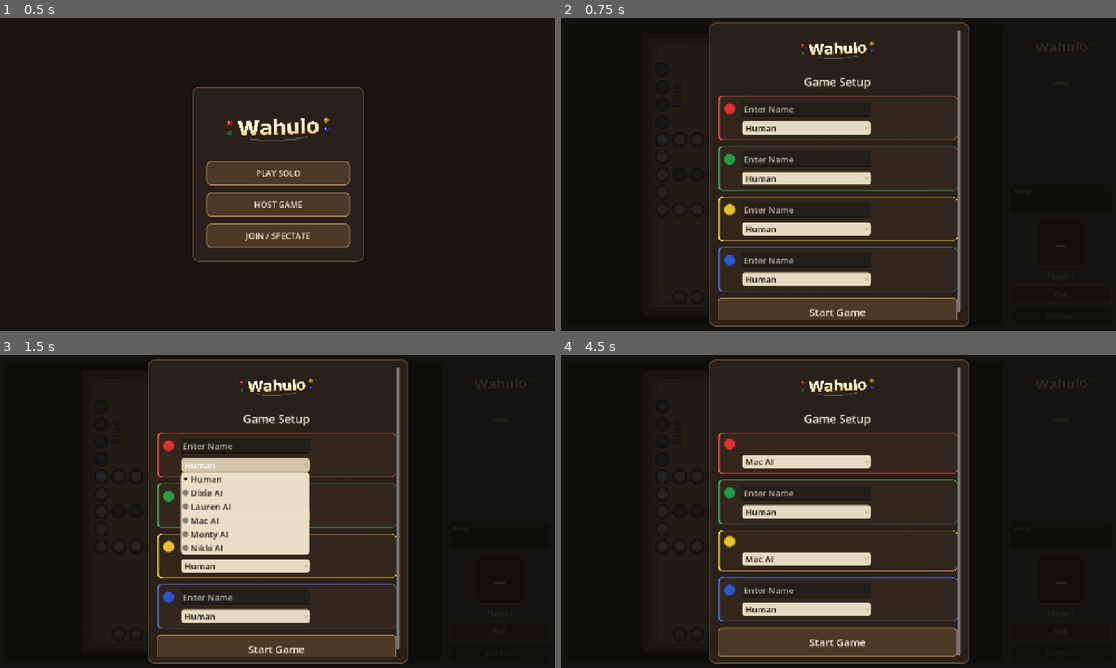
Above: before the commit, frames 1-4 (two rows, left to right).
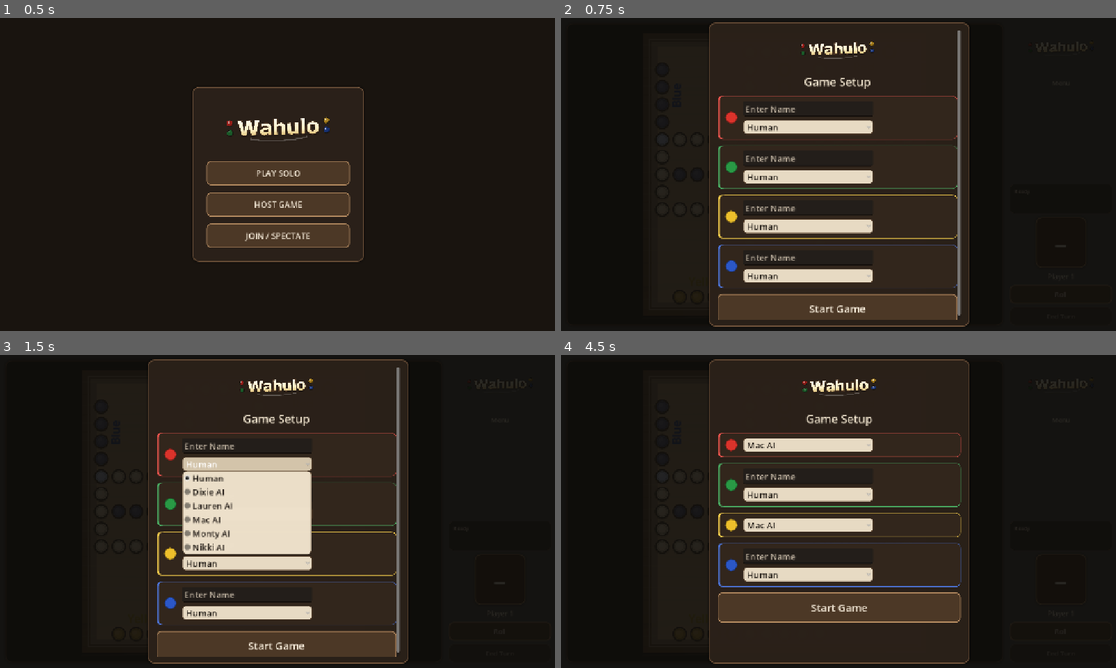
Above: after the commit, the same moments.

Repository: ItsTheMcCoy/wahoo-app
Game: Godot game, scene res://scenes/HomeScreen.tscn
Two runs of this game, one before a commit and one after it. Both use one fixed random seed, a clock stepped at 60 frames per second and the inputs below.
Inputs:
- Up to frame 1 (0.5 s): no input
- Up to frame 2 (0.75 s): click "PLAY SOLO" at 0.5 s
- Up to frame 3 (1.5 s): click "Human" at 1.25 s
- Up to frame 4 (4.5 s): click "Human" at 2 s; click "Mac AI" at 2.75 s; click "Human" at 3.5 s; click "Human" at 4.25 s

Frame 1 is identical in both runs. In frame 2, 5.5% of the frame differs, in the area x 28-73%, y 26-96%; in frame 3, 5.4%; in frame 4, 18%, in the area x 28-73%, y 4-97%.

Commit message:
Center circle vertically in card, add left padding
Restructure PlayerCard{N}Inner from VBoxContainer to HBoxContainer:
dot sits in the left column with SIZE_SHRINK_CENTER vertical so it
centers across the full card height, Seat{N}RightCol VBoxContainer
holds name + option on the right. Removes the now-unnecessary
Seat{N}Header, Seat{N}OptionRow, and Seat{N}OptionSpacer nodes.
Card left padding scaled by ui_scale (18 base units). Re-exported.

Co-Authored-By: Claude Sonnet 4.6 <noreply@anthropic.com>

Diff:
--- a/godot/scenes/Main.tscn
+++ b/godot/scenes/Main.tscn
@@ -240,38 +240,30 @@
 layout_mode = 2
 size_flags_horizontal = 3
 
-[node name="PlayerCard0Inner" type="VBoxContainer" parent="SetupOverlay/SetupPanel/SetupScroll/SetupContent/PlayerCard0"]
-layout_mode = 2
-theme_override_constants/separation = 10
-
-[node name="Seat0Header" type="HBoxContainer" parent="SetupOverlay/SetupPanel/SetupScroll/SetupContent/PlayerCard0/PlayerCard0Inner"]
-layout_mode = 2
-theme_override_constants/separation = 12
-
-[node name="Seat0Dot" type="Control" parent="SetupOverlay/SetupPanel/SetupScroll/SetupContent/PlayerCard0/PlayerCard0Inner/Seat0Header"]
-layout_mode = 2
-custom_minimum_size = Vector2(44, 44)
+[node name="PlayerCard0Inner" type="HBoxContainer" parent="SetupOverlay/SetupPanel/SetupScroll/SetupContent/PlayerCard0"]
+layout_mode = 2
+theme_override_constants/separation = 14
+
+[node name="Seat0Dot" type="Control" parent="SetupOverlay/SetupPanel/SetupScroll/SetupContent/PlayerCard0/PlayerCard0Inner"]
+layout_mode = 2
+custom_minimum_size = Vector2(28, 28)
 size_flags_vertical = 4
 
-[node name="Seat0Name" type="LineEdit" parent="SetupOverlay/SetupPanel/SetupScroll/SetupContent/PlayerCard0/PlayerCard0Inner/Seat0Header"]
-visible = false
-layout_mode = 2
-size_flags_horizontal = 3
-size_flags_vertical = 4
-custom_minimum_size = Vector2(0, 44)
+[node name="Seat0RightCol" type="VBoxContainer" parent="SetupOverlay/SetupPanel/SetupScroll/SetupContent/PlayerCard0/PlayerCard0Inner"]
+layout_mode = 2
+size_flags_horizontal = 3
+theme_override_constants/separation = 8
+
+[node name="Seat0Name" type="LineEdit" parent="SetupOverlay/SetupPanel/SetupScroll/SetupContent/PlayerCard0/PlayerCard0Inner/Seat0RightCol"]
+visible = false
+layout_mode = 2
+size_flags_horizontal = 0
+custom_minimum_size = Vector2(0, 31)
 max_length = 12
 placeholder_text = "Enter player name"
 theme_override_font_sizes/font_size = 20
 
-[node name="Seat0OptionRow" type="HBoxContainer" parent="SetupOverlay/SetupPanel/SetupScroll/SetupContent/PlayerCard0/PlayerCard0Inner"]
-layout_mode = 2
-theme_override_constants/separation = 0
-
-[node name="Seat0OptionSpacer" type="Control" parent="SetupOverlay/SetupPanel/SetupScroll/SetupContent/PlayerCard0/PlayerCard0Inner/Seat0OptionRow"]
-layout_mode = 2
-custom_minimum_size = Vector2(44, 0)
-
-[node name="Seat0Option" type="OptionButton" parent="SetupOverlay/SetupPanel/SetupScroll/SetupContent/PlayerCard0/PlayerCard0Inner/Seat0OptionRow"]
+[node name="Seat0Option" type="OptionButton" parent="SetupOverlay/SetupPanel/SetupScroll/SetupContent/PlayerCard0/PlayerCard0Inner/Seat0RightCol"]
 layout_mode = 2
 size_flags_horizontal = 0
 custom_minimum_size = Vector2(0, 32)
@@ -281,38 +273,30 @@
 layout_mode = 2
 size_flags_horizontal = 3
 
-[node name="PlayerCard1Inner" type="VBoxContainer" parent="SetupOverlay/SetupPanel/SetupScroll/SetupContent/PlayerCard1"]
-layout_mode = 2
-theme_override_constants/separation = 10
-
-[node name="Seat1Header" type="HBoxContainer" parent="SetupOverlay/SetupPanel/SetupScroll/SetupContent/PlayerCard1/PlayerCard1Inner"]
-layout_mode = 2
-theme_override_constants/separation = 12
-
-[node name="Seat1Dot" type="Control" parent="SetupOverlay/SetupPanel/SetupScroll/SetupContent/PlayerCard1/PlayerCard1Inner/Seat1Header"]
-layout_mode = 2
-custom_minimum_size = Vector2(44, 44)
+[node name="PlayerCard1Inner" type="HBoxContainer" parent="SetupOverlay/SetupPanel/SetupScroll/SetupContent/PlayerCard1"]
+layout_mode = 2
+theme_override_constants/separation = 14
+
+[node name="Seat1Dot" type="Control" parent="SetupOverlay/SetupPanel/SetupScroll/SetupContent/PlayerCard1/PlayerCard1Inner"]
+layout_mode = 2
+custom_minimum_size = Vector2(28, 28)
 size_flags_vertical = 4
 
-[node name="Seat1Name" type="LineEdit" parent="SetupOverlay/SetupPanel/SetupScroll/SetupContent/PlayerCard1/PlayerCard1Inner/Seat1Header"]
-visible = false
-layout_mode = 2
-size_flags_horizontal = 3
-size_flags_vertical = 4
-custom_minimum_size = Vector2(0, 44)
+[node name="Seat1RightCol" type="VBoxContainer" parent="SetupOverlay/SetupPanel/SetupScroll/SetupContent/PlayerCard1/PlayerCard1Inner"]
+layout_mode = 2
+size_flags_horizontal = 3
+theme_override_constants/separation = 8
+
+[node name="Seat1Name" type="LineEdit" parent="SetupOverlay/SetupPanel/SetupScroll/SetupContent/PlayerCard1/PlayerCard1Inner/Seat1RightCol"]
+visible = false
+layout_mode = 2
+size_flags_horizontal = 0
+custom_minimum_size = Vector2(0, 31)
 max_length = 12
 placeholder_text = "Enter player name"
 theme_override_font_sizes/font_size = 20
 
-[node name="Seat1OptionRow" type="HBoxContainer" parent="SetupOverlay/SetupPanel/SetupScroll/SetupContent/PlayerCard1/PlayerCard1Inner"]
-layout_mode = 2
-theme_override_constants/separation = 0
-
-[node name="Seat1OptionSpacer" type="Control" parent="SetupOverlay/SetupPanel/SetupScroll/SetupContent/PlayerCard1/PlayerCard1Inner/Seat1OptionRow"]
-layout_mode = 2
-custom_minimum_size = Vector2(44, 0)
-
-[node name="Seat1Option" type="OptionButton" parent="SetupOverlay/SetupPanel/SetupScroll/SetupContent/PlayerCard1/PlayerCard1Inner/Seat1OptionRow"]
+[node name="Seat1Option" type="OptionButton" parent="SetupOverlay/SetupPanel/SetupScroll/SetupContent/PlayerCard1/PlayerCard1Inner/Seat1RightCol"]
 layout_mode = 2
 size_flags_horizontal = 0
 custom_minimum_size = Vector2(0, 32)
@@ -322,38 +306,30 @@
 layout_mode = 2
 size_flags_horizontal = 3
 
-[node name="PlayerCard2Inner" type="VBoxContainer" parent="SetupOverlay/SetupPanel/SetupScroll/SetupContent/PlayerCard2"]
-layout_mode = 2
-theme_override_constants/separation = 10
-
-[node name="Seat2Header" type="HBoxContainer" parent="SetupOverlay/SetupPanel/SetupScroll/SetupContent/PlayerCard2/PlayerCard2Inner"]
-layout_mode = 2
-theme_override_constants/separation = 12
-
-[node name="Seat2Dot" type="Control" parent="SetupOverlay/SetupPanel/SetupScroll/SetupContent/PlayerCard2/PlayerCard2Inner/Seat2Header"]
-layout_mode = 2
-custom_minimum_size = Vector2(44, 44)
+[node name="PlayerCard2Inner" type="HBoxContainer" parent="SetupOverlay/SetupPanel/SetupScroll/SetupContent/PlayerCard2"]
+layout_mode = 2
+theme_override_constants/separation = 14
+
+[node name="Seat2Dot" type="Control" parent="SetupOverlay/SetupPanel/SetupScroll/SetupContent/PlayerCard2/PlayerCard2Inner"]
+layout_mode = 2
+custom_minimum_size = Vector2(28, 28)
 size_flags_vertical = 4
 
-[node name="Seat2Name" type="LineEdit" parent="SetupOverlay/SetupPanel/SetupScroll/SetupContent/PlayerCard2/PlayerCard2Inner/Seat2Header"]
-visible = false
-layout_mode = 2
-size_flags_horizontal = 3
-size_flags_vertical = 4
-custom_minimum_size = Vector2(0, 44)
+[node name="Seat2RightCol" type="VBoxContainer" parent="SetupOverlay/SetupPanel/SetupScroll/SetupContent/PlayerCard2/PlayerCard2Inner"]
+layout_mode = 2
+size_flags_horizontal = 3
+theme_override_constants/separation = 8
+
+[node name="Seat2Name" type="LineEdit" parent="SetupOverlay/SetupPanel/SetupScroll/SetupContent/PlayerCard2/PlayerCard2Inner/Seat2RightCol"]
+visible = false
+layout_mode = 2
+size_flags_horizontal = 0
+custom_minimum_size = Vector2(0, 31)
 max_length = 12
 placeholder_text = "Enter player name"
 theme_override_font_sizes/font_size = 20
 
-[node name="Seat2OptionRow" type="HBoxContainer" parent="SetupOverlay/SetupPanel/SetupScroll/SetupContent/PlayerCard2/PlayerCard2Inner"]
-layout_mode = 2
-theme_override_constants/separation = 0
-
-[node name="Seat2OptionSpacer" type="Control" parent="SetupOverlay/SetupPanel/SetupScroll/SetupContent/PlayerCard2/PlayerCard2Inner/Seat2OptionRow"]
-layout_mode = 2
-custom_minimum_size = Vector2(44, 0)
-
-[node name="Seat2Option" type="OptionButton" parent="SetupOverlay/SetupPanel/SetupScroll/SetupContent/PlayerCard2/PlayerCard2Inner/Seat2OptionRow"]
+[node name="Seat2Option" type="OptionButton" parent="SetupOverlay/SetupPanel/SetupScroll/SetupContent/PlayerCard2/PlayerCard2Inner/Seat2RightCol"]
 layout_mode = 2
 size_flags_horizontal = 0
 custom_minimum_size = Vector2(0, 32)
@@ -363,38 +339,30 @@
 layout_mode = 2
 size_flags_horizontal = 3
 
-[node name="PlayerCard3Inner" type="VBoxContainer" parent="SetupOverlay/SetupPanel/SetupScroll/SetupContent/PlayerCard3"]
-layout_mode = 2
-theme_override_constants/separation = 10
-
-[node name="Seat3Header" type="HBoxContainer" parent="SetupOverlay/SetupPanel/SetupScroll/SetupContent/PlayerCard3/PlayerCard3Inner"]
-layout_mode = 2
-theme_override_constants/separation = 12
-
-[node name="Seat3Dot" type="Control" parent="SetupOverlay/SetupPanel/SetupScroll/SetupContent/PlayerCard3/PlayerCard3Inner/Seat3Header"]
-layout_mode = 2
-custom_minimum_size = Vector2(44, 44)
+[node name="PlayerCard3Inner" type="HBoxContainer" parent="SetupOverlay/SetupPanel/SetupScroll/SetupContent/PlayerCard3"]
+layout_mode = 2
+theme_override_constants/separation = 14
+
+[node name="Seat3Dot" type="Control" parent="SetupOverlay/SetupPanel/SetupScroll/SetupContent/PlayerCard3/PlayerCard3Inner"]
+layout_mode = 2
+custom_minimum_size = Vector2(28, 28)
 size_flags_vertical = 4
 
-[node name="Seat3Name" type="LineEdit" parent="SetupOverlay/SetupPanel/SetupScroll/SetupContent/PlayerCard3/PlayerCard3Inner/Seat3Header"]
-visible = false
-layout_mode = 2
-size_flags_horizontal = 3
-size_flags_vertical = 4
-custom_minimum_size = Vector2(0, 44)
+[node name="Seat3RightCol" type="VBoxContainer" parent="SetupOverlay/SetupPanel/SetupScroll/SetupContent/PlayerCard3/PlayerCard3Inner"]
+layout_mode = 2
+size_flags_horizontal = 3
+theme_override_constants/separation = 8
+
+[node name="Seat3Name" type="LineEdit" parent="SetupOverlay/SetupPanel/SetupScroll/SetupContent/PlayerCard3/PlayerCard3Inner/Seat3RightCol"]
+visible = false
+layout_mode = 2
+size_flags_horizontal = 0
+custom_minimum_size = Vector2(0, 31)
 max_length = 12
 placeholder_text = "Enter player name"
 theme_override_font_sizes/font_size = 20
 
-[node name="Seat3OptionRow" type="HBoxContainer" parent="SetupOverlay/SetupPanel/SetupScroll/SetupContent/PlayerCard3/PlayerCard3Inner"]
-layout_mode = 2
-theme_override_constants/separation = 0
-
-[node name="Seat3OptionSpacer" type="Control" parent="SetupOverlay/SetupPanel/SetupScroll/SetupContent/PlayerCard3/PlayerCard3Inner/Seat3OptionRow"]
-layout_mode = 2
-custom_minimum_size = Vector2(44, 0)
-
-[node name="Seat3Option" type="OptionButton" parent="SetupOverlay/SetupPanel/SetupScroll/SetupContent/PlayerCard3/PlayerCard3Inner/Seat3OptionRow"]
+[node name="Seat3Option" type="OptionButton" parent="SetupOverlay/SetupPanel/SetupScroll/SetupContent/PlayerCard3/PlayerCard3Inner/Seat3RightCol"]
 layout_mode = 2
 size_flags_horizontal = 0
 custom_minimum_size = Vector2(0, 32)
--- a/godot/scripts/main.gd
+++ b/godot/scripts/main.gd
@@ -65,18 +65,18 @@
 @onready var _setup_panel: PanelContainer = $SetupOverlay/SetupPanel
 @onready var _setup_brand_title: TextureRect = $SetupOverlay/SetupPanel/SetupScroll/SetupContent/BrandTitle
 @onready var _start_button: Button = $SetupOverlay/SetupPanel/SetupScroll/SetupContent/StartButton
-@onready var _seat_option_0: OptionButton = $SetupOverlay/SetupPanel/SetupScroll/SetupContent/PlayerCard0/PlayerCard0Inner/Seat0OptionRow/Seat0Option
-@onready var _seat_option_1: OptionButton = $SetupOverlay/SetupPanel/SetupScroll/SetupContent/PlayerCard1/PlayerCard1Inner/Seat1OptionRow/Seat1Option
-@onready var _seat_option_2: OptionButton = $SetupOverlay/SetupPanel/SetupScroll/SetupContent/PlayerCard2/PlayerCard2Inner/Seat2OptionRow/Seat2Option
-@onready var _seat_option_3: OptionButton = $SetupOverlay/SetupPanel/SetupScroll/SetupContent/PlayerCard3/PlayerCard3Inner/Seat3OptionRow/Seat3Option
-@onready var _seat_name_0: LineEdit = $SetupOverlay/SetupPanel/SetupScroll/SetupContent/PlayerCard0/PlayerCard0Inner/Seat0Header/Seat0Name
-@onready var _seat_name_1: LineEdit = $SetupOverlay/SetupPanel/SetupScroll/SetupContent/PlayerCard1/PlayerCard1Inner/Seat1Header/Seat1Name
-@onready var _seat_name_2: LineEdit = $SetupOverlay/SetupPanel/SetupScroll/SetupContent/PlayerCard2/PlayerCard2Inner/Seat2Header/Seat2Name
-@onready var _seat_name_3: LineEdit = $SetupOverlay/SetupPanel/SetupScroll/SetupContent/PlayerCard3/PlayerCard3Inner/Seat3Header/Seat3Name
-@onready var _seat_label_0: Control = $SetupOverlay/SetupPanel/SetupScroll/SetupContent/PlayerCard0/PlayerCard0Inner/Seat0Header/Seat0Dot
-@onready var _seat_label_1: Control = $SetupOverlay/SetupPanel/SetupScroll/SetupContent/PlayerCard1/PlayerCard1Inner/Seat1Header/Seat1Dot
-@onready var _seat_label_2: Control = $SetupOverlay/SetupPanel/SetupScroll/SetupContent/PlayerCard2/PlayerCard2Inner/Seat2Header/Seat2Dot
-@onready var _seat_label_3: Control = $SetupOverlay/SetupPanel/SetupScroll/SetupContent/PlayerCard3/PlayerCard3Inner/Seat3Header/Seat3Dot
+@onready var _seat_option_0: OptionButton = $SetupOverlay/SetupPanel/SetupScroll/SetupContent/PlayerCard0/PlayerCard0Inner/Seat0RightCol/Seat0Option
+@onready var _seat_option_1: OptionButton = $SetupOverlay/SetupPanel/SetupScroll/SetupContent/PlayerCard1/PlayerCard1Inner/Seat1RightCol/Seat1Option
+@onready var _seat_option_2: OptionButton = $SetupOverlay/SetupPanel/SetupScroll/SetupContent/PlayerCard2/PlayerCard2Inner/Seat2RightCol/Seat2Option
+@onready var _seat_option_3: OptionButton = $SetupOverlay/SetupPanel/SetupScroll/SetupContent/PlayerCard3/PlayerCard3Inner/Seat3RightCol/Seat3Option
+@onready var _seat_name_0: LineEdit = $SetupOverlay/SetupPanel/SetupScroll/SetupContent/PlayerCard0/PlayerCard0Inner/Seat0RightCol/Seat0Name
+@onready var _seat_name_1: LineEdit = $SetupOverlay/SetupPanel/SetupScroll/SetupContent/PlayerCard1/PlayerCard1Inner/Seat1RightCol/Seat1Name
+@onready var _seat_name_2: LineEdit = $SetupOverlay/SetupPanel/SetupScroll/SetupContent/PlayerCard2/PlayerCard2Inner/Seat2RightCol/Seat2Name
+@onready var _seat_name_3: LineEdit = $SetupOverlay/SetupPanel/SetupScroll/SetupContent/PlayerCard3/PlayerCard3Inner/Seat3RightCol/Seat3Name
+@onready var _seat_label_0: Control = $SetupOverlay/SetupPanel/SetupScroll/SetupContent/PlayerCard0/PlayerCard0Inner/Seat0Dot
+@onready var _seat_label_1: Control = $SetupOverlay/SetupPanel/SetupScroll/SetupContent/PlayerCard1/PlayerCard1Inner/Seat1Dot
+@onready var _seat_label_2: Control = $SetupOverlay/SetupPanel/SetupScroll/SetupContent/PlayerCard2/PlayerCard2Inner/Seat2Dot
+@onready var _seat_label_3: Control = $SetupOverlay/SetupPanel/SetupScroll/SetupContent/PlayerCard3/PlayerCard3Inner/Seat3Dot
 
 signal _opening_roll_pressed
 
@@ -738,7 +738,8 @@
 	var header_sep    := roundi(14.0 * ui_scale)
 	var name_w        := maxi(roundi(card_interior_w * 0.56), roundi(90.0 * ui_scale))
 	var field_font    := roundi(20.0 * ui_scale)
-	var card_sep      := roundi(10.0 * ui_scale)
+	var right_col_sep := roundi(8.0 * ui_scale)
+	var left_pad      := roundi(18.0 * ui_scale)
 
 	var dots := [_seat_label_0, _seat_label_1, _seat_label_2, _seat_label_3]
 	var card_inners := [
@@ -747,23 +748,25 @@
 		$SetupOverlay/SetupPanel/SetupScroll/SetupContent/PlayerCard2/PlayerCard2Inner,
 		$SetupOverlay/SetupPanel/SetupScroll/SetupContent/PlayerCard3/PlayerCard3Inner,
 	]
-	var seat_headers := [
-		$SetupOverlay/SetupPanel/SetupScroll/SetupContent/PlayerCard0/PlayerCard0Inner/Seat0Header,
-		$SetupOverlay/SetupPanel/SetupScroll/SetupContent/PlayerCard1/PlayerCard1Inner/Seat1Header,
-		$SetupOverlay/SetupPanel/SetupScroll/SetupContent/PlayerCard2/PlayerCard2Inner/Seat2Header,
-		$SetupOverlay/SetupPanel/SetupScroll/SetupContent/PlayerCard3/PlayerCard3Inner/Seat3Header,
+	var right_cols := [
+		$SetupOverlay/SetupPanel/SetupScroll/SetupContent/PlayerCard0/PlayerCard0Inner/Seat0RightCol,
+		$SetupOverlay/SetupPanel/SetupScroll/SetupContent/PlayerCard1/PlayerCard1Inner/Seat1RightCol,
+		$SetupOverlay/SetupPanel/SetupScroll/SetupContent/PlayerCard2/PlayerCard2Inner/Seat2RightCol,
+		$SetupOverlay/SetupPanel/SetupScroll/SetupContent/PlayerCard3/PlayerCard3Inner/Seat3RightCol,
 	]
-	var option_spacers := [
-		$SetupOverlay/SetupPanel/SetupScroll/SetupContent/PlayerCard0/PlayerCard0Inner/Seat0OptionRow/Seat0OptionSpacer,
-		$SetupOverlay/SetupPanel/SetupScroll/SetupContent/PlayerCard1/PlayerCard1Inner/Seat1OptionRow/Seat1OptionSpacer,
-		$SetupOverlay/SetupPanel/SetupScroll/SetupContent/PlayerCard2/PlayerCard2Inner/Seat2OptionRow/Seat2OptionSpacer,
-		$SetupOverlay/SetupPanel/SetupScroll/SetupContent/PlayerCard3/PlayerCard3Inner/Seat3OptionRow/Seat3OptionSpacer,
+	var player_cards := [
+		$SetupOverlay/SetupPanel/SetupScroll/SetupContent/PlayerCard0,
+		$SetupOverlay/SetupPanel/SetupScroll/SetupContent/PlayerCard1,
+		$SetupOverlay/SetupPanel/SetupScroll/SetupContent/PlayerCard2,
+		$SetupOverlay/SetupPanel/SetupScroll/SetupContent/PlayerCard3,
 	]
 	for i in range(4):
 		dots[i].custom_minimum_size = Vector2(dot_size, dot_size)
-		card_inners[i].add_theme_constant_override("separation", card_sep)
-		seat_headers[i].add_theme_constant_override("separation", header_sep)
-		option_spacers[i].custom_minimum_size = Vector2(dot_size + header_sep, 0)
+		card_inners[i].add_theme_constant_override("separation", header_sep)
+		right_cols[i].add_theme_constant_override("separation", right_col_sep)
+		var cs := player_cards[i].get_theme_stylebox("panel") as StyleBoxFlat
+		if cs != null:
+			cs.content_margin_left = left_pad
 
 	for opt in _seat_options():
 		opt.custom_minimum_size = Vector2(name_w, option_height)
Not shown, changed: godot/build/web/index.html
Not shown, changed: godot/build/web/index.pck
